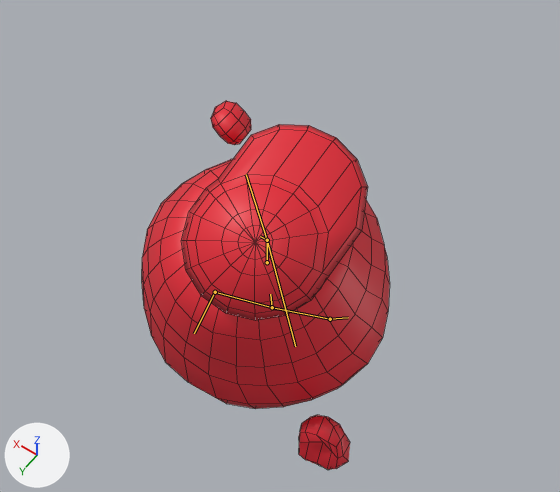
The FBX model Assets/Characters/Mesh/Bob.fbx: old version first, new version second.
One viewpoint serves both versions: a camera (50 mm lens) standing at (-1.34, 1.81, 3.78) and looking at (-0.05, 0.0, 0.93). The lights are fixed; the arrows at lower left show +X, +Y and +Z. Both versions are drawn at frame 11 of the action '@Bob_Move'; the numbers are the values there. The bones that bend it are drawn over the model as lines. Mesh edges are drawn as thin lines.

Objects in the first picture: 'Bob_Hand_L', 'Bob_Hand_R', 'Bob_Mesh'.
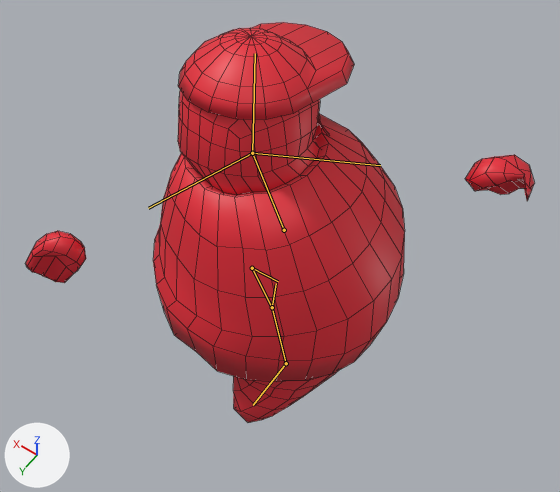
Edits to the scene script, one JSON object a line:
```json
{"block": "bone_hip_01_l", "where": "bone_hip_01_l = bpy.data.objects['Bob'].pose.bones['Hip_01.L']"}
{"op": "set", "path": "bone_hip_01_l.location", "old": "(0.0, 0.0, 0.0)", "new": "(0.0, 0.003, 0.0)"}
{"op": "set", "path": "bone_hip_01_l.rotation_quaternion", "old": "(0.996, -0.085, -0.003, 0.038)", "new": "(0.995, 0.08, -0.054, 0.004)", "note": "degrees (-10, 0, 4) -> degrees (9, -6, 0)"}
{"op": "set", "path": "bone_hip_01_l.scale", "old": "(1.0, 0.94, 1.0)", "new": "(1.0, 1.0, 1.0)"}
{"block": "bone_hip_02_l", "where": "bone_hip_02_l = bpy.data.objects['Bob'].pose.bones['Hip_02.L']  # child of 'Hip_01.L'"}
{"op": "set", "path": "bone_hip_02_l.rotation_quaternion", "old": "(0.99, -0.086, -0.043, 0.1)", "new": "(0.981, -0.18, 0.019, -0.073)", "note": "degrees (-10, -4, 12) -> degrees (-21, 1, -9)"}
{"op": "set", "path": "bone_hip_02_l.scale", "old": "(0.93, 0.93, 0.93)", "new": "(1.0, 1.0, 1.0)"}
{"block": "bone_head", "where": "bone_head = bpy.data.objects['Bob'].pose.bones['Head']  # child of 'Hip_02.L'"}
{"op": "set", "path": "bone_head.rotation_quaternion", "old": "(0.995, -0.084, 0.038, 0.037)", "new": "(0.983, 0.179, -0.026, 0.031)", "note": "degrees (-9, 5, 4) -> degrees (21, -4, 3)"}
{"op": "set", "path": "bone_head.scale", "old": "(0.88, 0.88, 0.88)", "new": "(0.81, 0.81, 0.81)"}
{"block": "bone_hand_l", "where": "bone_hand_l = bpy.data.objects['Bob'].pose.bones['Hand.L']  # child of 'Hip_02.L'"}
{"op": "set", "path": "bone_hand_l.rotation_quaternion", "old": "(0.972, 0.154, -0.053, -0.167)", "new": "(0.92, -0.18, -0.137, 0.321)", "note": "degrees (19, -3, -20) -> degrees (-25, -8, 40)"}
{"block": "bone_hand_r", "where": "bone_hand_r = bpy.data.objects['Bob'].pose.bones['Hand.R']  # child of 'Hip_02.L'"}
{"op": "set", "path": "bone_hand_r.rotation_quaternion", "old": "(0.944, -0.201, -0.245, -0.088)", "new": "(0.944, 0.301, 0.005, 0.138)", "note": "degrees (-23, -30, -5) -> degrees (35, -4, 15)"}
{"block": "bone_upperleg_l", "where": "bone_upperleg_l = bpy.data.objects['Bob'].pose.bones['UpperLeg.L']  # child of 'Hip_01.L'"}
{"op": "set", "path": "bone_upperleg_l.rotation_quaternion", "old": "(0.981, 0.05, 0.142, 0.122)", "new": "(0.949, -0.058, -0.056, -0.306)", "note": "degrees (8, 15, 15) -> degrees (-4, -8, -35)"}
{"block": "bone_leg_l", "where": "bone_leg_l = bpy.data.objects['Bob'].pose.bones['Leg.L']  # child of 'UpperLeg.L'"}
{"op": "set", "path": "bone_leg_l.rotation_quaternion", "old": "(0.98, 0.052, -0.097, 0.166)", "new": "(0.935, 0.005, -0.218, -0.281)", "note": "degrees (4, -12, 19) -> degrees (8, -24, -35)"}
{"block": "bone_upperleg_r", "where": "bone_upperleg_r = bpy.data.objects['Bob'].pose.bones['UpperLeg.R']  # child of 'Hip_01.L'"}
{"op": "set", "path": "bone_upperleg_r.rotation_quaternion", "old": "(0.965, 0.045, -0.042, 0.255)", "new": "(0.963, -0.179, -0.06, -0.192)", "note": "degrees (4, -6, 29) -> degrees (-19, -11, -21)"}
{"block": "bone_leg_r", "where": "bone_leg_r = bpy.data.objects['Bob'].pose.bones['Leg.R']  # child of 'UpperLeg.R'"}
{"op": "set", "path": "bone_leg_r.rotation_quaternion", "old": "(0.965, 0.038, 0.002, 0.261)", "new": "(0.954, 0.109, -0.172, -0.221)", "note": "degrees (4, -1, 30) -> degrees (17, -16, -29)"}
```

Pixel boxes (x1, y1, x2, y2) of what changed, in the pictures (560 x 492 px):
```json
{"object": "Bob_Mesh", "change": "posed", "before": [142, 124, 390, 409], "after": [153, 22, 405, 423], "on screen": "41% taller"}
{"object": "Bob_Hand_L", "change": "posed", "before": [299, 415, 350, 470], "after": [465, 155, 534, 200], "on screen": "35% wider, 18% shorter"}
{"object": "Bob_Hand_R", "change": "posed", "before": [211, 101, 251, 145], "after": [26, 231, 86, 283], "on screen": "49% wider, 18% taller"}
{"bone": "Hip_01.L", "before": "(272, 307) to (270, 294)", "after": "(272, 307) to (276, 283)"}
{"bone": "Hip_02.L", "before": "(267, 262) to (267, 240)", "after": "(284, 230) to (252, 153)"}
{"bone": "Head", "before": "(267, 240) to (260, 236)", "after": "(252, 153) to (255, 53)"}
{"bone": "Hand.L", "before": "(267, 240) to (246, 174)", "after": "(252, 153) to (148, 208)"}
{"bone": "Hand.R", "before": "(267, 240) to (295, 346)", "after": "(252, 153) to (380, 165)"}
{"bone": "UpperLeg.L", "before": "(272, 307) to (215, 292)", "after": "(272, 307) to (252, 268)"}
{"bone": "Leg.L", "before": "(215, 292) to (194, 333)", "after": "(252, 268) to (278, 281)"}
{"bone": "UpperLeg.R", "before": "(272, 307) to (330, 319)", "after": "(272, 307) to (286, 363)"}
{"bone": "Leg.R", "before": "(330, 319) to (348, 317)", "after": "(286, 363) to (253, 405)"}
```
